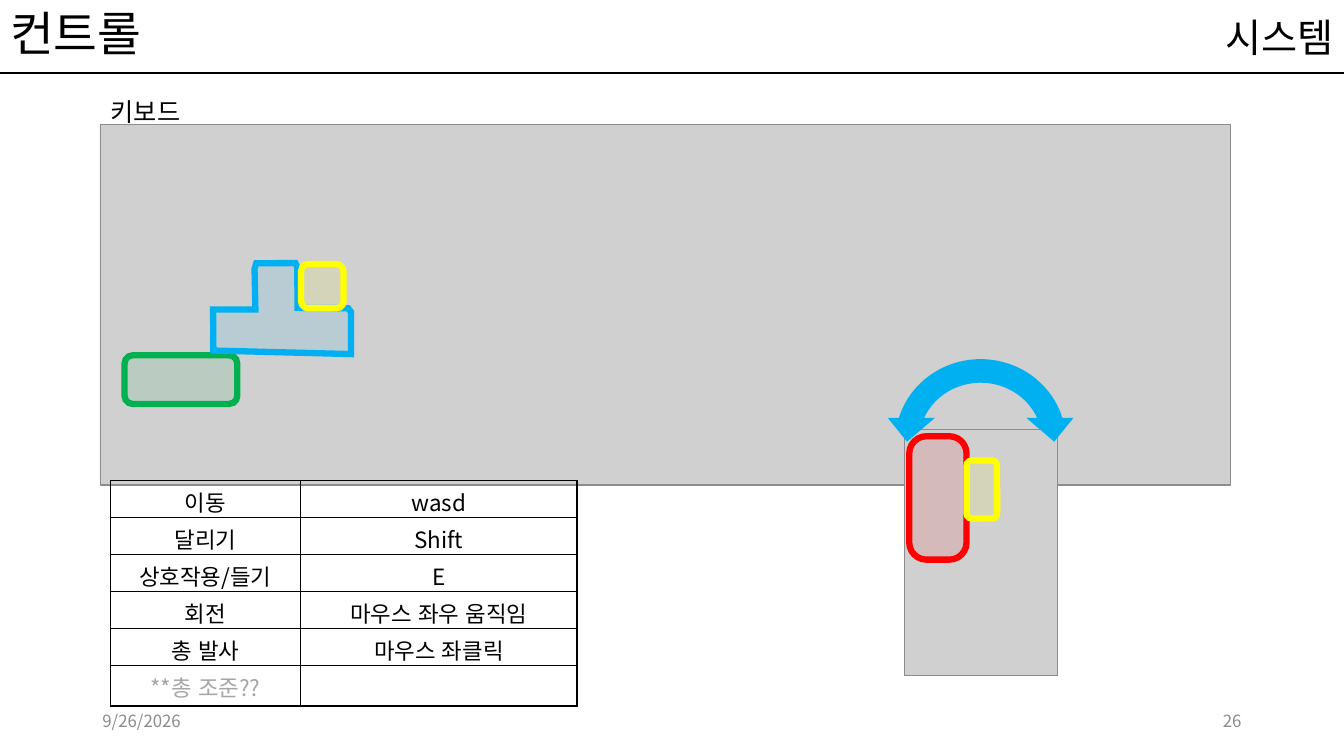
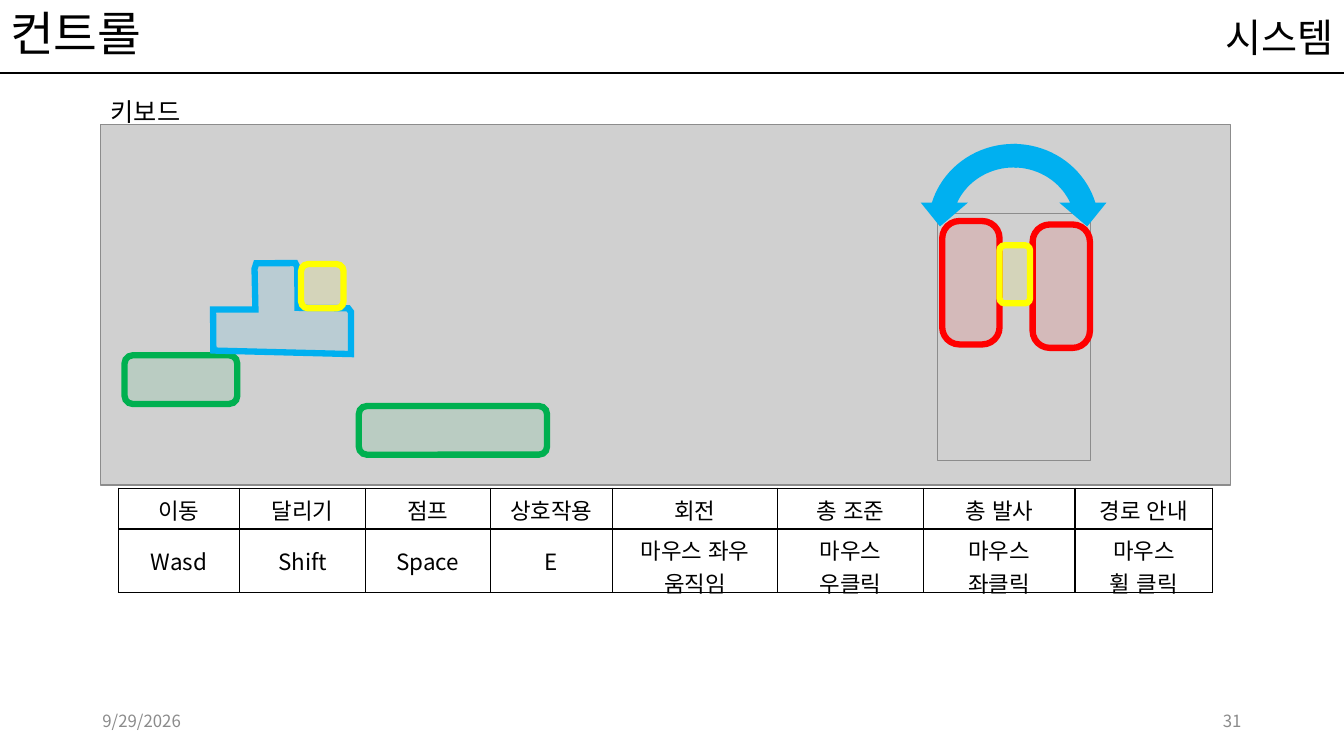
Before and after one commit to kwakyerin/2026_Graduation_Project, a slide deck: slide 31 of documents/HyunahKwon/design/designing/for_teammates/배트와 달트_기획서.pptx (slide 26 before the commit). Drawn at 1344x756 pixels with LibreOffice and Linux fonts; fonts in the diff are those of the drawing; grey boxes stand for pictures. Boxes give left, top, right and bottom in pixels: in the first picture for what was removed or moved away, otherwise in the second. Text is boxed around its words. In the diff, an @@ line names an element or a change of style, - is before the commit and + after.

```diff
--- a/documents/HyunahKwon/design/designing/for_teammates/배트와 달트_기획서.pptx
+++ b/documents/HyunahKwon/design/designing/for_teammates/배트와 달트_기획서.pptx
@@ rounded rectangle added at (x1=1032, y1=225, x2=1090, y2=348), fill #FF0000 at 10% opacity, outline #FF0000 4.5 pt @@
@@ 2 circular arrows, 2 rounded rectangles, 1 picture moved together from (x1=884, y1=348, x2=1079, y2=677) to (x1=917, y1=132, x2=1111, y2=461) @@
@@ rounded rectangle added at (x1=359, y1=406, x2=547, y2=455), fill #00B050 at 10% opacity, outline #00B050 4.5 pt @@
@@ table at (x1=119, y1=488, x2=1214, y2=598) @@
-이동 | wasd
-달리기 | Shift
-상호작용/들기 | E
-회전 | 마우스 좌우 움직임
-총 발사 | 마우스 좌클릭
-**총 조준?? | 
+이동 | 달리기 | 점프 | 상호작용 | 회전 | 총 조준 | 총 발사 | 경로 안내
+Wasd | Shift | Space | E | 마우스 좌우 움직임 | 마우스 우클릭 | 마우스 좌클릭 | 마우스 휠 클릭
@@ table resized from (x1=110, y1=481, x2=577, y2=706) to (x1=119, y1=488, x2=1214, y2=598) @@
@@ text at (x1=102, y1=714, x2=180, y2=730): text changed @@
-9/26/2026
+9/29/2026
@@ page number at (x1=1223, y1=714, x2=1242, y2=727): text changed @@
-26
+31
```
Also in this commit, not shown: 21 other slides changed, 13 slides added, 1 slide removed, 3 other files.
